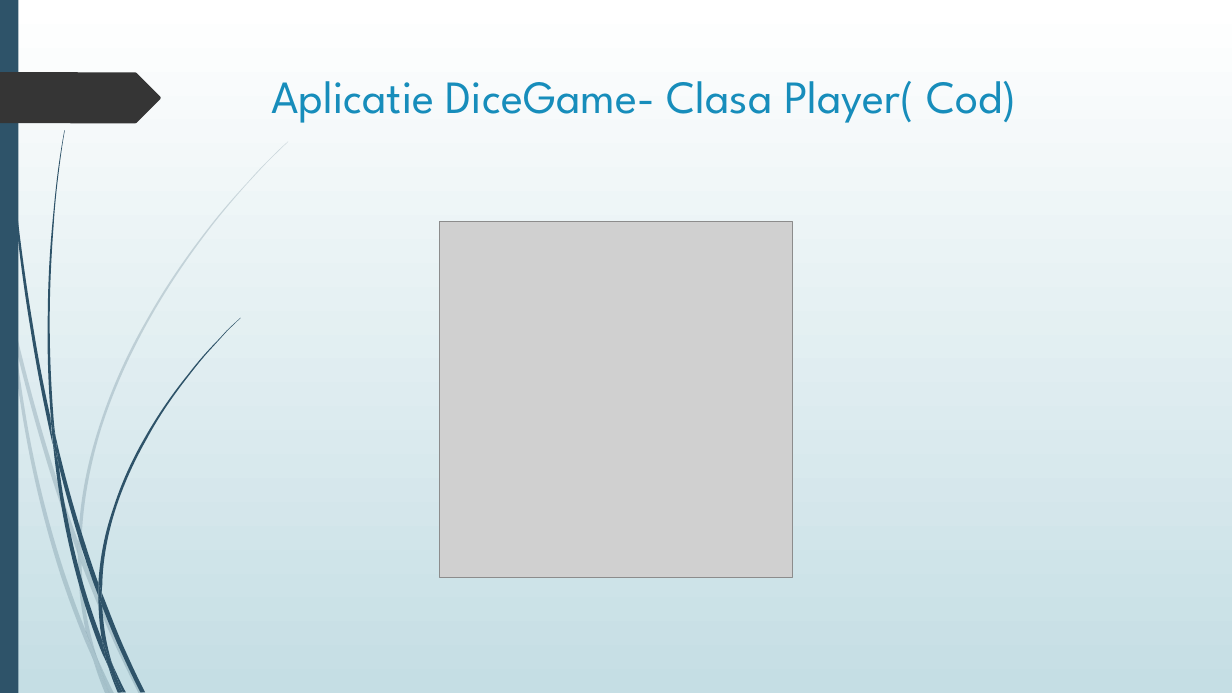
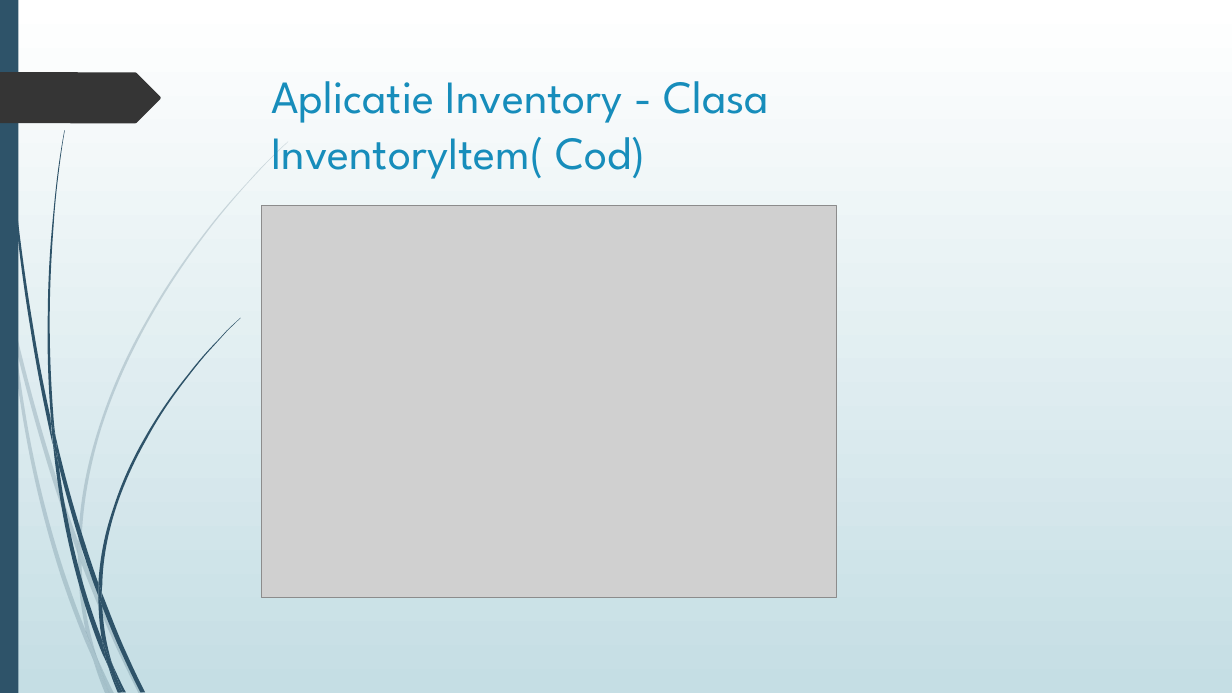
Before and after one commit to cchw01/cursuripractica2024, a slide deck: slide 7 of Curs C#/PrezentareNetCoreEFCore 2 1.pptx (slide 8 before the commit). Drawn at 1232x693 pixels with LibreOffice and Linux fonts; fonts in the diff are those of the drawing; grey boxes stand for pictures. Boxes give left, top, right and bottom in pixels: in the first picture for what was removed or moved away, otherwise in the second. Text is boxed around its words. In the diff, an @@ line names an element or a change of style, - is before the commit and + after.

```diff
--- a/Curs C#/PrezentareNetCoreEFCore 2 1.pptx
+++ b/Curs C#/PrezentareNetCoreEFCore 2 1.pptx
@@ title at (271, 81, 769, 179): text changed @@
-Aplicatie DiceGame- Clasa Player( Cod)
+Aplicatie Inventory - Clasa InventoryItem( Cod)
@@ picture: place and size @@
-picture at (440, 221, 793, 577)
+picture at (262, 205, 836, 597)
```
Also in this commit, not shown: 7 other slides changed, 14 slides added, 22 slides removed.
